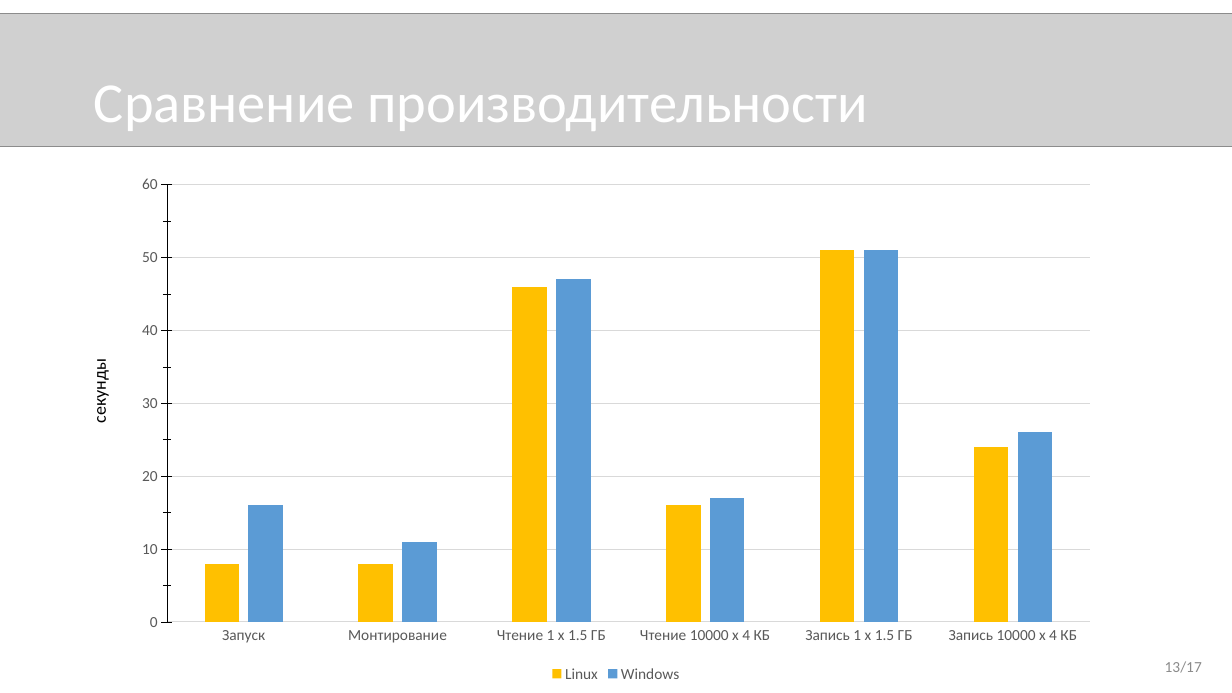
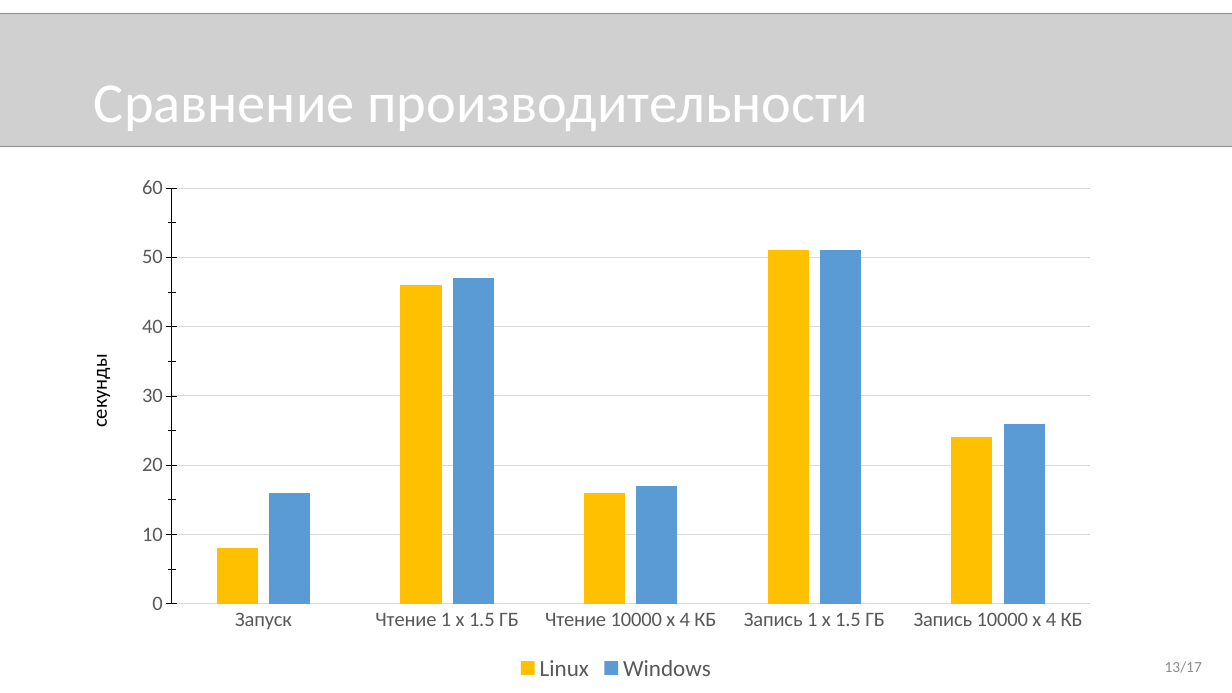
Before and after one commit to novokrest/master-thesis, a slide deck: slide 13 of presentation.pptx. Drawn at 1232x693 pixels with LibreOffice and Linux fonts; fonts in the diff are those of the drawing; grey boxes stand for pictures. Boxes give left, top, right and bottom in pixels: in the first picture for what was removed or moved away, otherwise in the second. Text is boxed around its words. In the diff, an @@ line names an element or a change of style, - is before the commit and + after.

```diff
--- a/presentation.pptx
+++ b/presentation.pptx
@@ column chart at (122, 165, 1109, 688) @@
-categories: Запуск, Монтирование, Чтение 1 х 1.5 ГБ, Чтение 10000 х 4 КБ, Запись 1 х 1.5 ГБ, Запись 10000 х 4 КБ
+categories: Запуск, Чтение 1 х 1.5 ГБ, Чтение 10000 х 4 КБ, Запись 1 х 1.5 ГБ, Запись 10000 х 4 КБ
-Linux: 8, 8, 46, 16, 51, 24
+Linux: 8, 46, 16, 51, 24
-Windows: 16, 11, 47, 17, 51, 26
+Windows: 16, 47, 17, 51, 26
@@ legend changed @@
@@ category axis changed @@
@@ value axis changed @@
@@ lettering changed @@
@@ text "секунды" at (87, 361, 112, 426): size 14 to 16 pt @@
```
Also in this commit, not shown: 3 other slides changed, 2 slides added, 3 other files.
